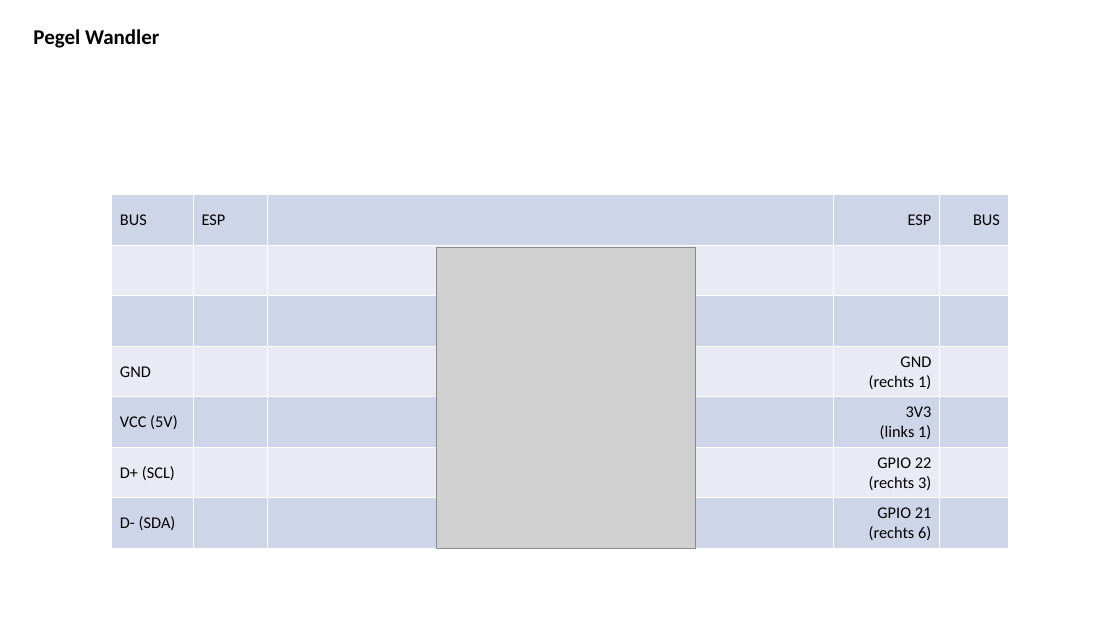
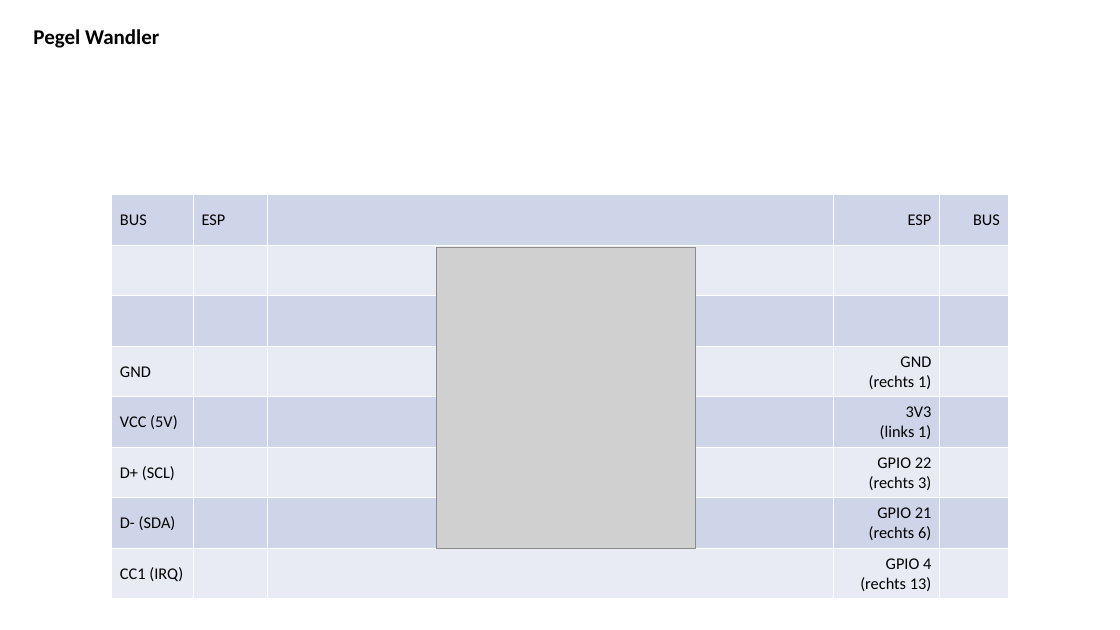
Before and after one commit to jeskes/activityboard, a slide deck: slide 47 of Activityboard.pptx (slide 46 before the commit). Drawn at 1120x630 pixels with LibreOffice and Linux fonts; fonts in the diff are those of the drawing; grey boxes stand for pictures. Boxes give left, top, right and bottom in pixels: in the first picture for what was removed or moved away, otherwise in the second. Text is boxed around its words. In the diff, an @@ line names an element or a change of style, - is before the commit and + after.

```diff
--- a/Activityboard.pptx
+++ b/Activityboard.pptx
@@ table at [112,195,1009,599] @@
+row 8: CC1 (IRQ) |  |  | GPIO 4 (rechts 13) | 
```
Also in this commit, not shown: 9 other slides changed, 1 slide added.
